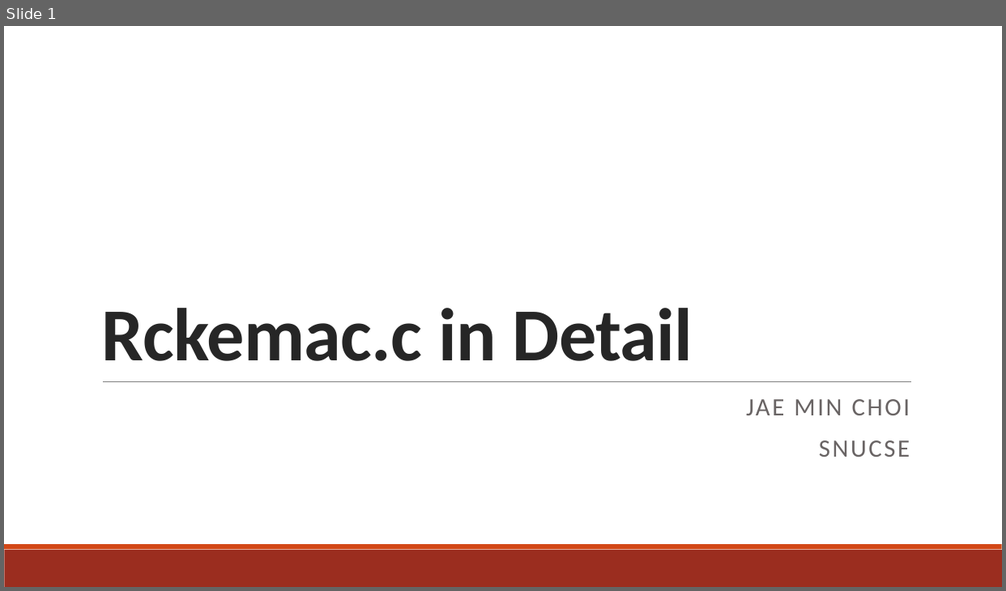
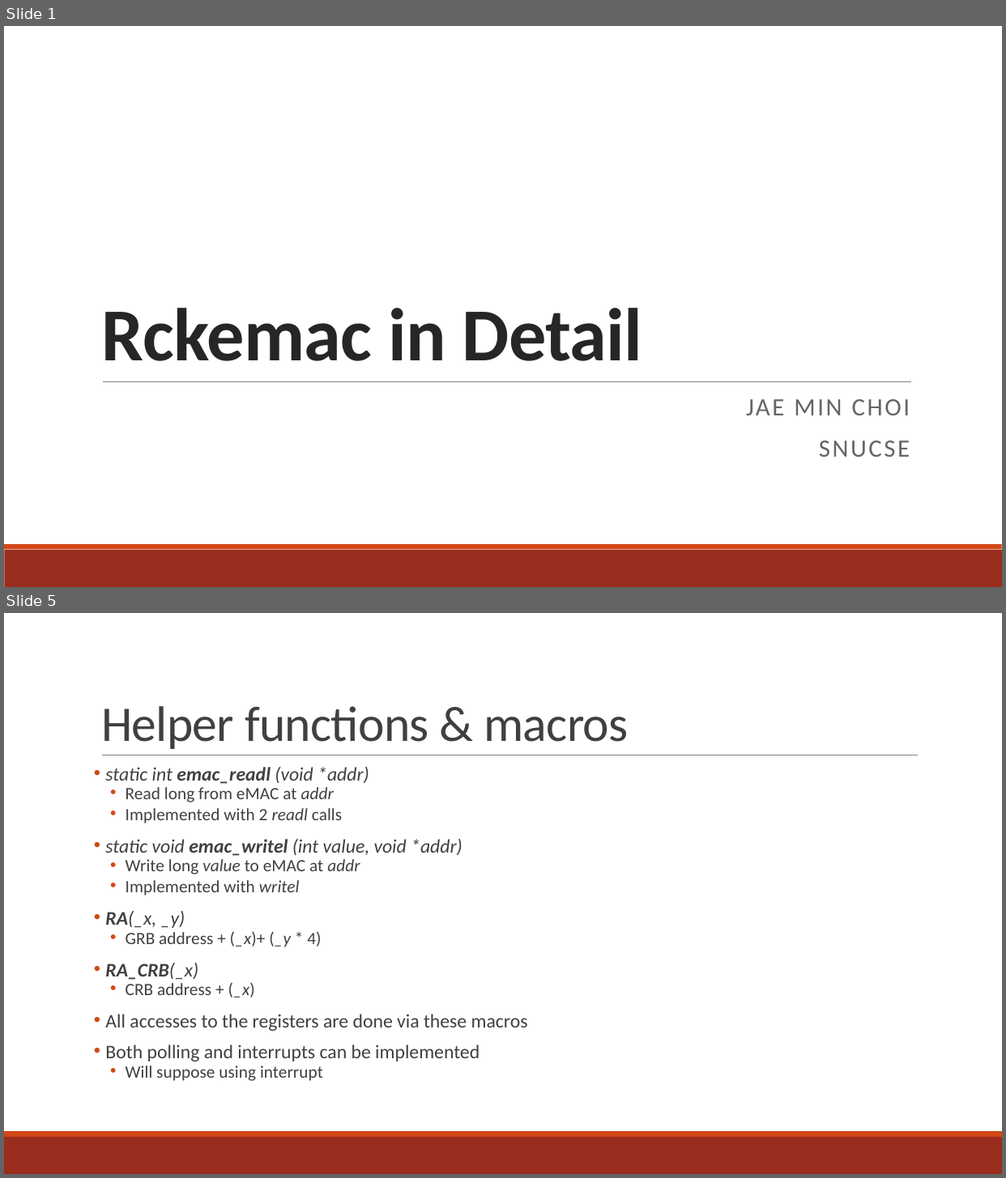
Before and after one commit to minitu/urop_priv, a slide deck: rckemac_detailed.pptx. Shown one above the other, each under a label of ours: slide 1 before the commit, slides 1 and 5 after it; the slides between them are not shown. The pictures are 1006x591 and 1006x1178 pixels, drawn with LibreOffice and Linux fonts; fonts in the diff are those of the drawing. Boxes give left, top, right and bottom in pixels: in the first picture for what was removed or moved away, otherwise in the second. Text is boxed around its words. In the diff, an @@ line names an element or a change of style, - is before the commit and + after.

Commit message:
Need to finish setup_emac TX

```diff
--- a/rckemac_detailed.pptx
+++ b/rckemac_detailed.pptx
@@ slide 5 added at [4,613,1002,1174], background #FFFFFF; not listed: 2 template elements that a slide beside it also shows @@
@@ title added at [101,706,628,749], 48 pt, text #404040 @@
+Helper functions & macros
@@ line added from (102, 756) to (918, 756), #808080 0.5 pt @@
@@ text added at [105,767,528,1081], 18.5 pt, text #404040 @@
+• static int emac_readl (void *addr)
+  • Read long from eMAC at addr
+  • Implemented with 2 readl calls
+• static void emac_writel (int value, void *addr)
+  • Write long value to eMAC at addr
+  • Implemented with writel
+• RA(_x, _y)
+  • GRB address + (_x)+ (_y * 4)
+• RA_CRB(_x)
+  • CRB address + (_x)
+• All accesses to the registers are done via these macros
+• Both polling and interrupts can be implemented
+  • Will suppose using interrupt
@@ slide 1 changed as well @@
@@ title at [101,308,642,361]: text changed @@
-Rckemac.c in Detail
+Rckemac in Detail
```
Also in this commit, not shown: 1 other slide changed, 9 other slides added, 2 slides removed, 1 other file.
